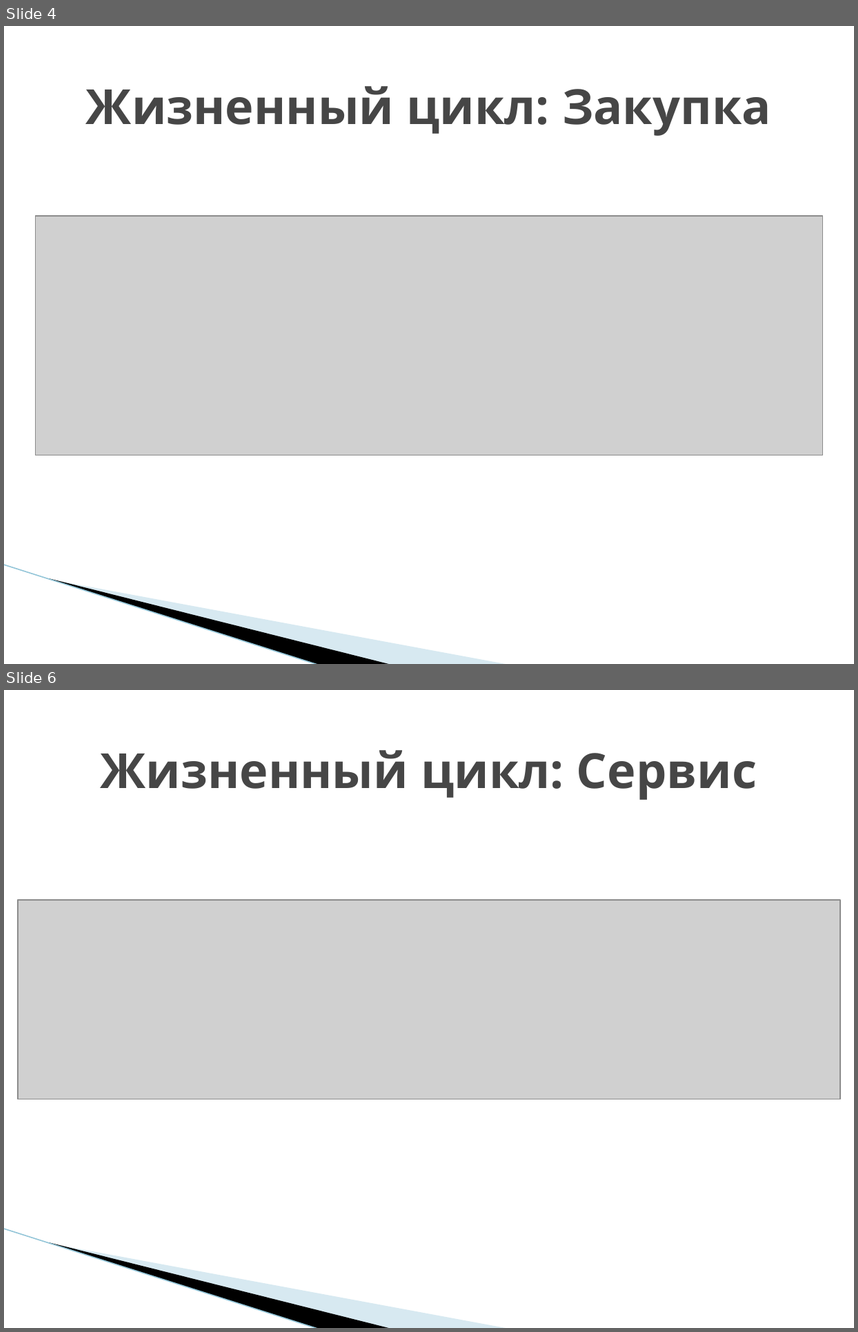
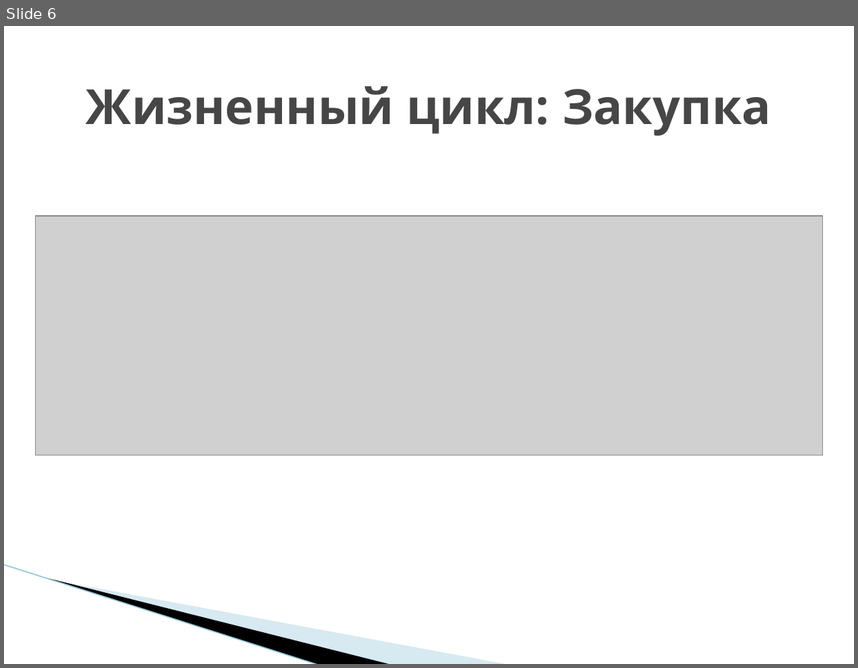
Before and after one commit to Nikita-080/is-quantek, a slide deck: Документы по проекту/презентация.pptx. Shown one above the other, each under a label of ours: slides 4 and 6 before the commit, slide 6 after it; the slides between them are not shown. The pictures are 858x1332 and 858x668 pixels, drawn with LibreOffice and Linux fonts; fonts in the diff are those of the drawing; grey boxes stand for pictures; background and template pictures are left out. Boxes give left, top, right and bottom in pixels: in the first picture for what was removed or moved away, otherwise in the second. Text is boxed around its words. In the diff, an @@ line names an element or a change of style, - is before the commit and + after.

```diff
--- a/Документы по проекту/презентация.pptx
+++ b/Документы по проекту/презентация.pptx
@@ slide 6 removed at <box>4,690,854,1328</box>, background #FFFFFF; not listed: 3 template elements that a slide beside it also shows @@
@@ title removed at <box>101,750,757,800</box> @@
-Жизненный цикл: Сервис
@@ picture removed at <box>18,900,840,1099</box> @@
@@ what was slide 4 is now slide 6 @@
```
Also in this commit, not shown: 1 slide added, 2 other slides removed.
